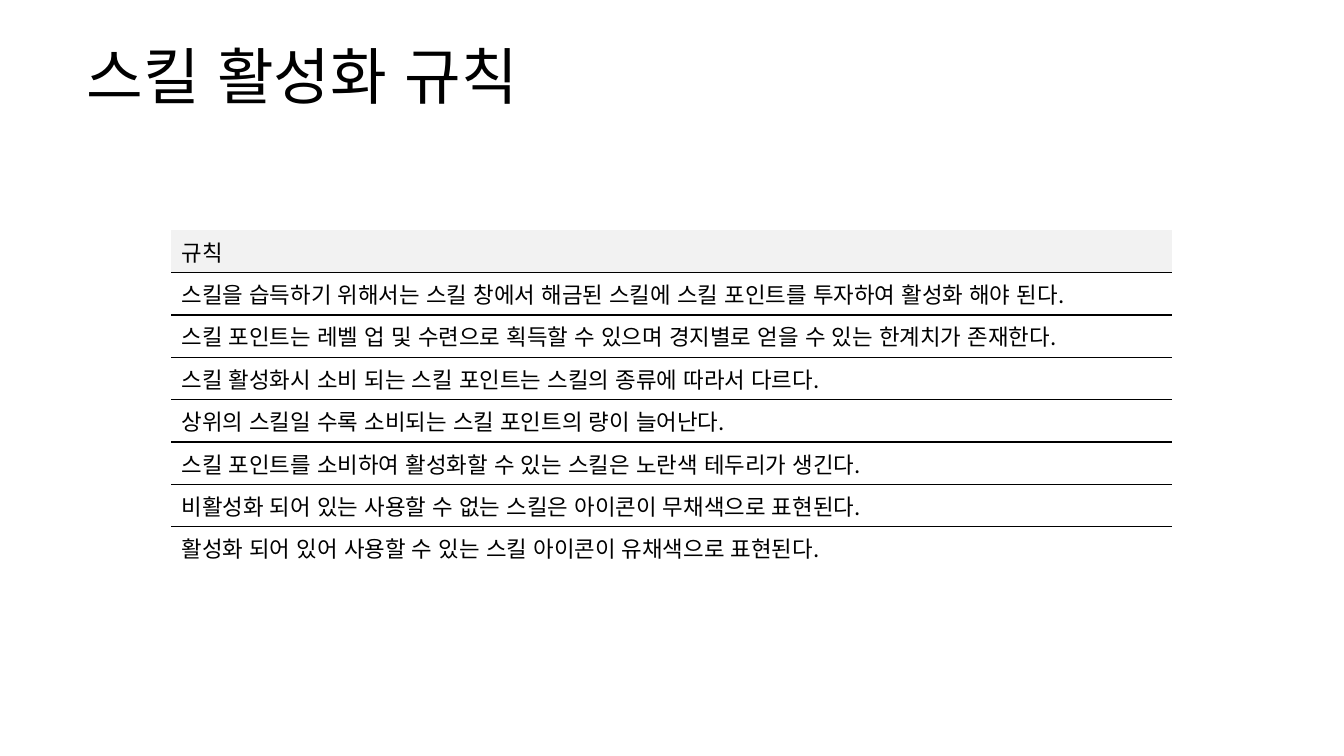
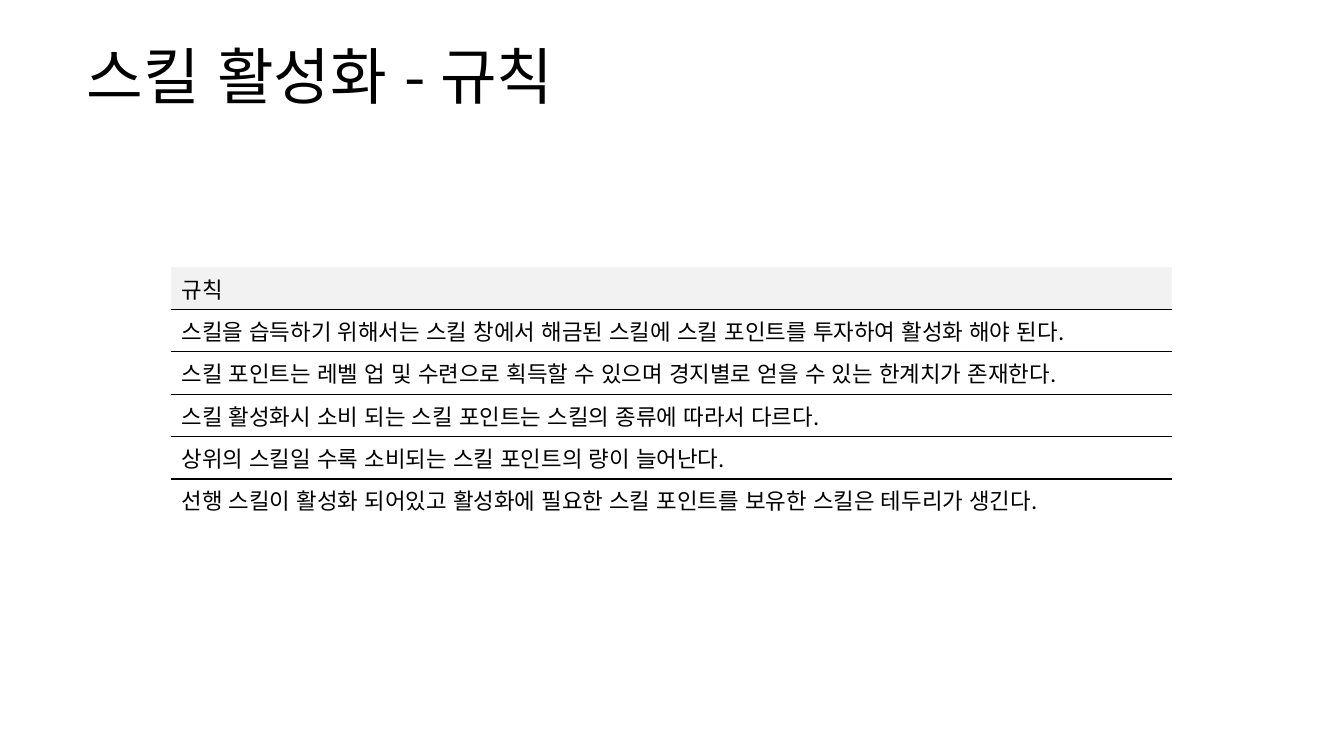
Before and after one commit to yjk0401/unityenginebasic_9th, a slide deck: slide 7 of 기획/방랑엽사전/스킬 시스템 기획서.pptx. Drawn at 1344x756 pixels with LibreOffice and Linux fonts; fonts in the diff are those of the drawing. Boxes give left, top, right and bottom in pixels: in the first picture for what was removed or moved away, otherwise in the second. Text is boxed around its words. In the diff, an @@ line names an element or a change of style, - is before the commit and + after.

```diff
--- a/기획/방랑엽사전/스킬 시스템 기획서.pptx
+++ b/기획/방랑엽사전/스킬 시스템 기획서.pptx
@@ text at (x1=87, y1=47, x2=553, y2=104): text changed @@
-스킬 활성화 규칙
+스킬 활성화 - 규칙
@@ table at (x1=171, y1=267, x2=1173, y2=515) @@
-row 6: 스킬 포인트를 소비하여 활성화할 수 있는 스킬은 노란색 테두리가 생긴다.
-row 7: 비활성화 되어 있는 사용할 수 없는 스킬은 아이콘이 무채색으로 표현된다.
-row 8: 활성화 되어 있어 사용할 수 있는 스킬 아이콘이 유채색으로 표현된다.
+row 6: 선행 스킬이 활성화 되어있고 활성화에 필요한 스킬 포인트를 보유한 스킬은 테두리가 생긴다.
@@ table resized from (x1=171, y1=230, x2=1173, y2=563) to (x1=171, y1=267, x2=1173, y2=515) @@
```
Also in this commit, not shown: 9 other slides changed, 1 slide removed, 3 other files.
